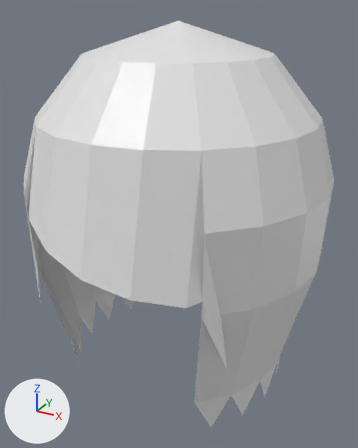
One commit to the glTF model assets/avatars/hair_long_partr.glb: the scene before it, then after it.
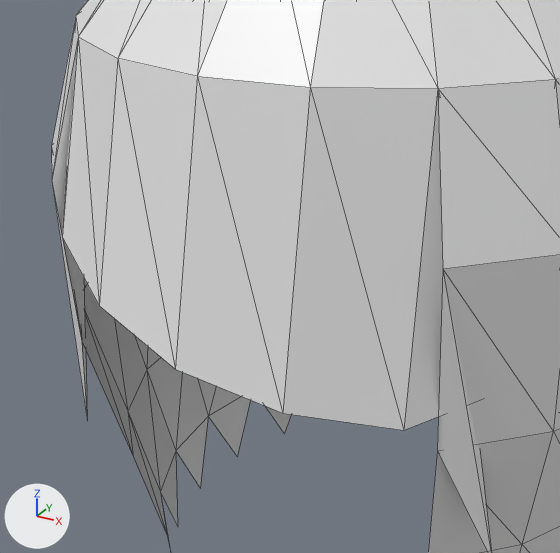
There are two pictures of each version: one whole from a 50 mm camera at (0.462, -0.838, 1.183) aimed at (0.009, -0.013, 0.771), one close up on the part from 0% to 72% of the width and 25% to 81% of the height. The axes (+X, +Y, +Z) are drawn at lower left. The lights are the same throughout. The first two pictures are the older version. The close-ups show mesh edges as thin lines. Where no turn or scale is listed for an object, it has been applied to the vertices. Vertices at exactly the same position are counted once.

Names of what the first close-up shows: 'hair'.
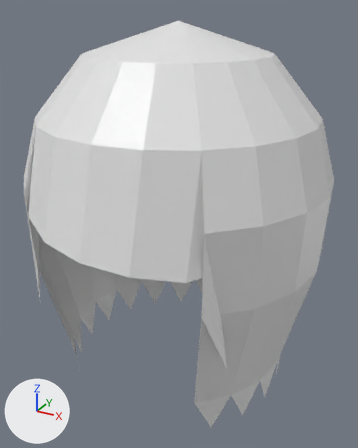
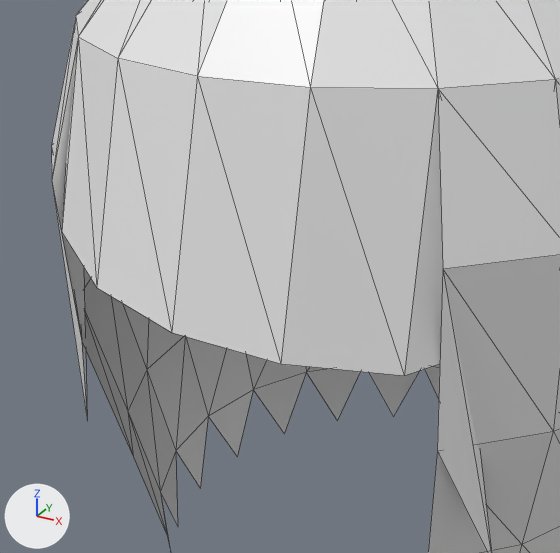
Changed parts and their boxes (x1, y1, x2, y2) in the close-ups (560 x 553 px; the box of a moved part takes in the faces that stretch with it):
```json
{"part": 1, "of": "me_hair", "change": "moved or reshaped", "before": [62, 37, 443, 430], "after": [62, 37, 443, 376]}
```

Scene script edits in JSON lines:
```json
{"block": "me_hair", "where": "me_hair.from_pydata(...)  # 134 vertices, 220 faces; spans x -0.302..0.302, y -0.317..0.302, z 0.425..1.16"}
{"block": "me_hair", "where": "# used by ob_hair; location = (0.0, 0.0, 0.0)"}
{"block": "me_hair", "change": "me_hair part 1"}
{"op": "set", "path": "me_hair.vertices[125].co", "old": "(-0.216, -0.195, 0.845)", "new": "(-0.216, -0.195, 0.85)"}
{"op": "set", "path": "me_hair.vertices[126].co", "old": "(-0.157, -0.26, 0.84)", "new": "(-0.157, -0.26, 0.845)", "note": "pixel (62, 237) -> pixel (61, 231)"}
{"op": "set", "path": "me_hair.vertices[127].co", "old": "(-0.083, -0.302, 0.815)", "new": "(-0.083, -0.302, 0.83)", "note": "pixel (99, 305) -> pixel (96, 287)"}
{"op": "set", "path": "me_hair.vertices[128].co", "old": "(0.0, -0.317, 0.79)", "new": "(0.0, -0.317, 0.82)", "note": "pixel (175, 369) -> pixel (171, 332)"}
{"op": "set", "path": "me_hair.vertices[129].co", "old": "(0.083, -0.302, 0.77)", "new": "(0.083, -0.302, 0.81)", "note": "pixel (282, 413) -> pixel (280, 363)"}
{"op": "set", "path": "me_hair.vertices[130].co", "old": "(0.157, -0.26, 0.755)", "new": "(0.157, -0.26, 0.8)", "note": "pixel (403, 430) -> pixel (404, 375)"}
{"op": "set", "path": "me_hair.vertices[131].co", "old": "(0.216, -0.195, 0.775)", "new": "(0.216, -0.195, 0.815)"}
```
